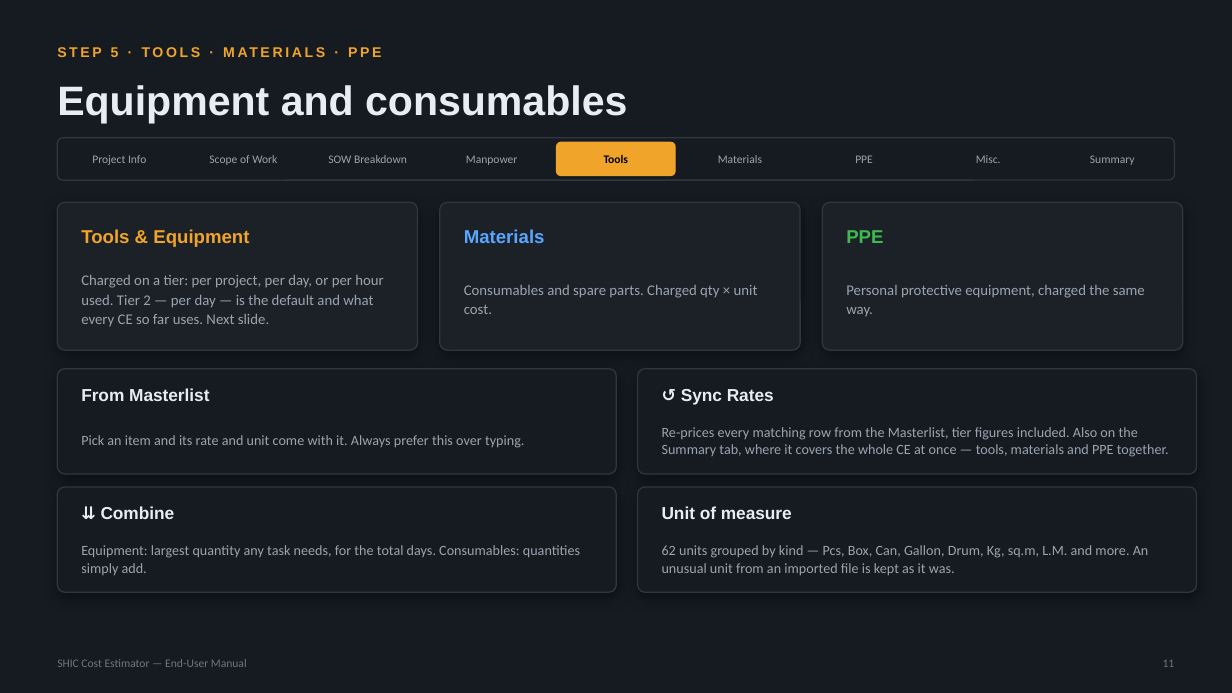
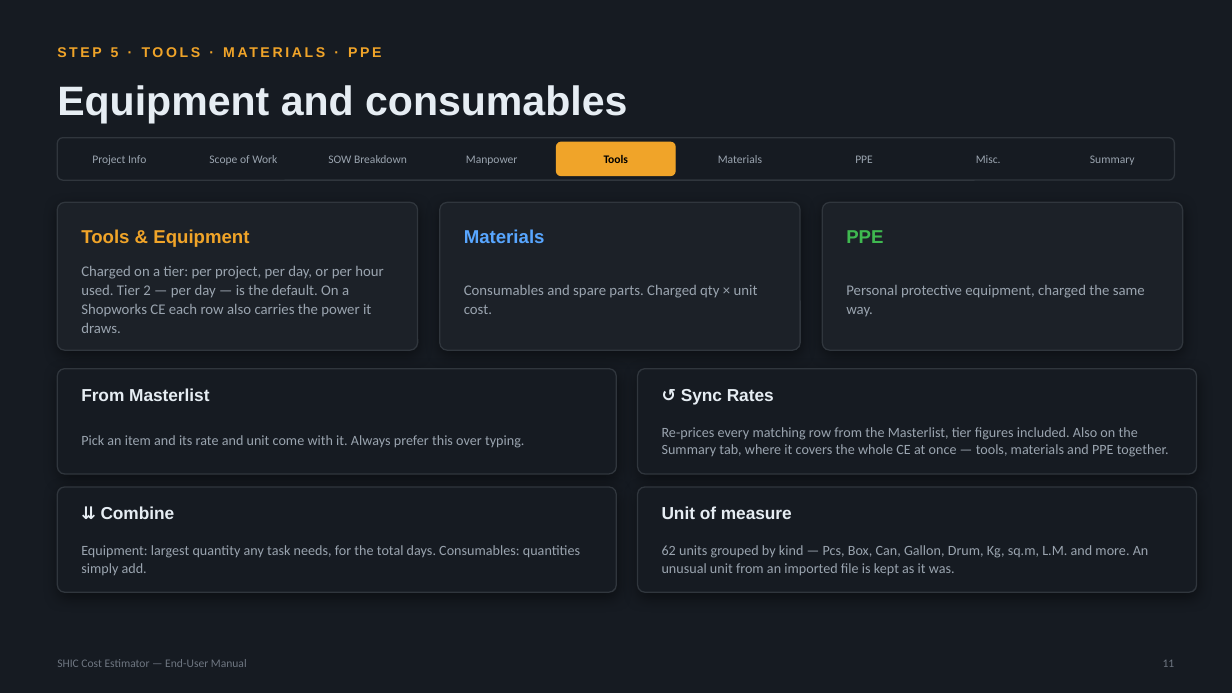
Before and after one commit to SYNERCORE/CostEstimation, a slide deck: slide 11 of docs/SHIC-Cost-Estimator-User-Manual.pptx. Drawn at 1232x693 pixels with LibreOffice and Linux fonts; fonts in the diff are those of the drawing. Boxes give left, top, right and bottom in pixels: in the first picture for what was removed or moved away, otherwise in the second. Text is boxed around its words. In the diff, an @@ line names an element or a change of style, - is before the commit and + after.

```diff
--- a/docs/SHIC-Cost-Estimator-User-Manual.pptx
+++ b/docs/SHIC-Cost-Estimator-User-Manual.pptx
@@ text at <box>81,266,383,333</box>: text changed @@
-Charged on a tier: per project, per day, or per hour used. Tier 2 — per day — is the default and what every CE so far uses. Next slide.
+Charged on a tier: per project, per day, or per hour used. Tier 2 — per day — is the default. On a Shopworks CE each row also carries the power it draws.
```
Also in this commit, not shown: 11 other slides changed, 2 slides added, 4 other files.
